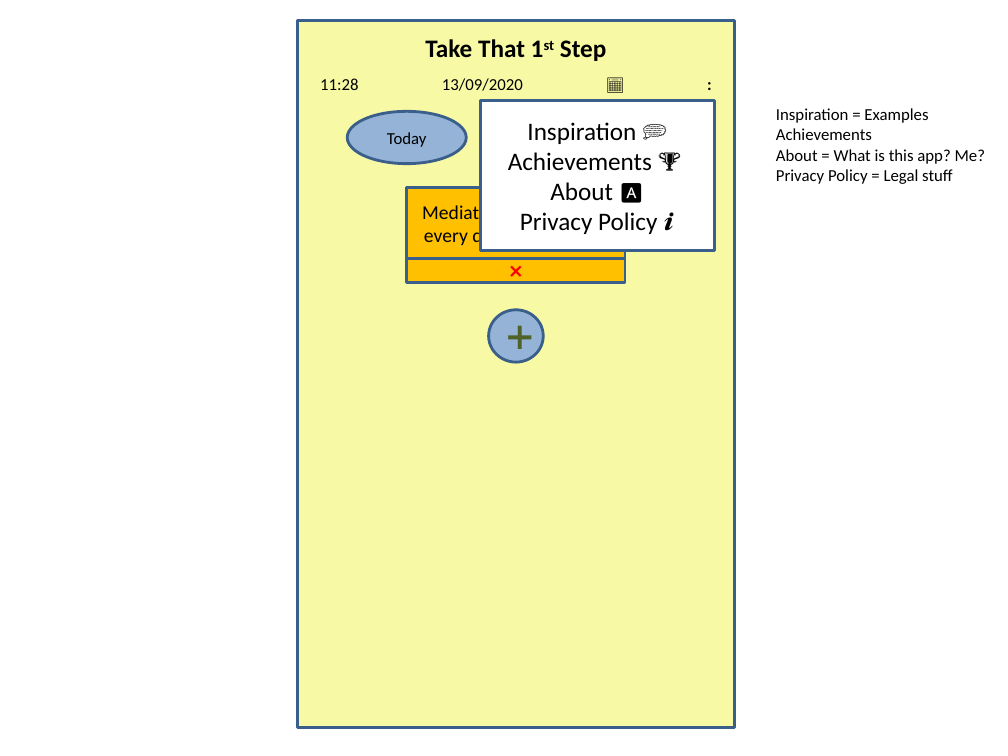
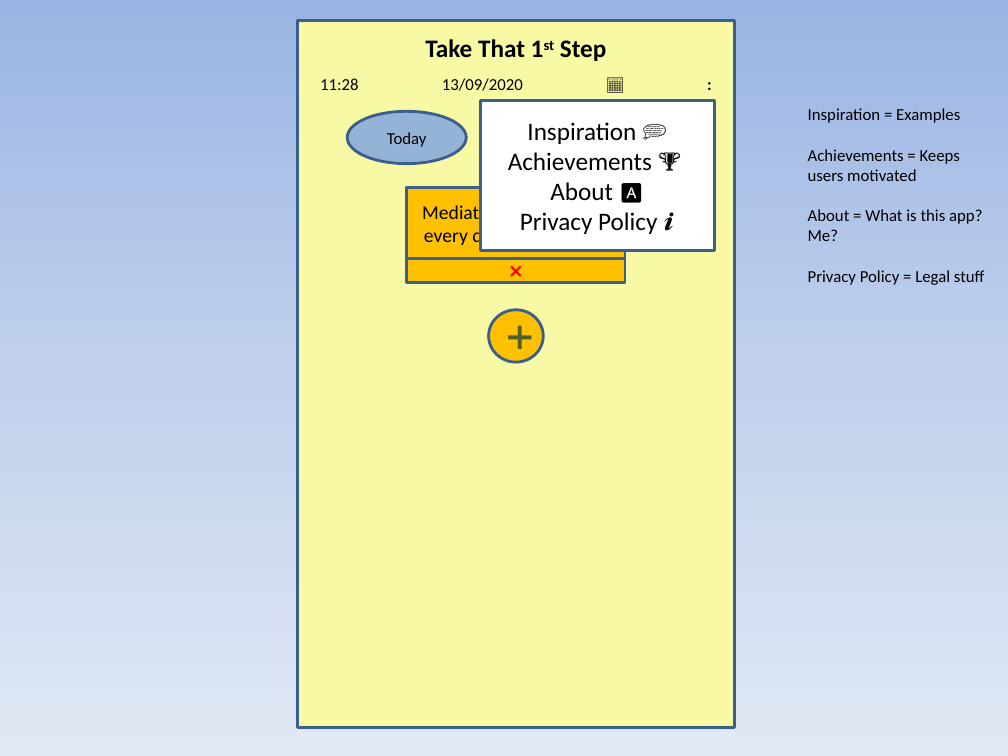
Before and after one commit to IcecoolR/Take-That-1st-Step, a slide deck: slide 3 of UI Ideas.pptx. Drawn at 1008x756 pixels with LibreOffice and Linux fonts; fonts in the diff are those of the drawing. Boxes give left, top, right and bottom in pixels: in the first picture for what was removed or moved away, otherwise in the second. Text is boxed around its words. In the diff, an @@ line names an element or a change of style, - is before the commit and + after.

Commit message:
Adapted User Needs and UI Design
System is now more user-focused. Example actibities have been removed. Habits/activites have been defined under three categories (Mindfulness, Physical Health & Social Wellbeing).

```diff
--- a/UI Ideas.pptx
+++ b/UI Ideas.pptx
@@ background #FFFFFF to gradient #9AB5E4 to #C2D1ED to #E1E8F5 @@
@@ text "Inspiration = Examples": place and size @@
-text "Inspiration = Examples" at bbox=[776, 108, 985, 184]
+text "Inspiration = Examples" at bbox=[808, 108, 985, 285]
@@ text at bbox=[808, 149, 960, 181]: text changed @@
-Achievements
+Achievements = Keeps users motivated
@@ ellipse "➕" at bbox=[489, 309, 543, 362]: fill #95B3D7 to #FFC000 @@
```
Also in this commit, not shown: 2 other slides changed, 1 other file.
